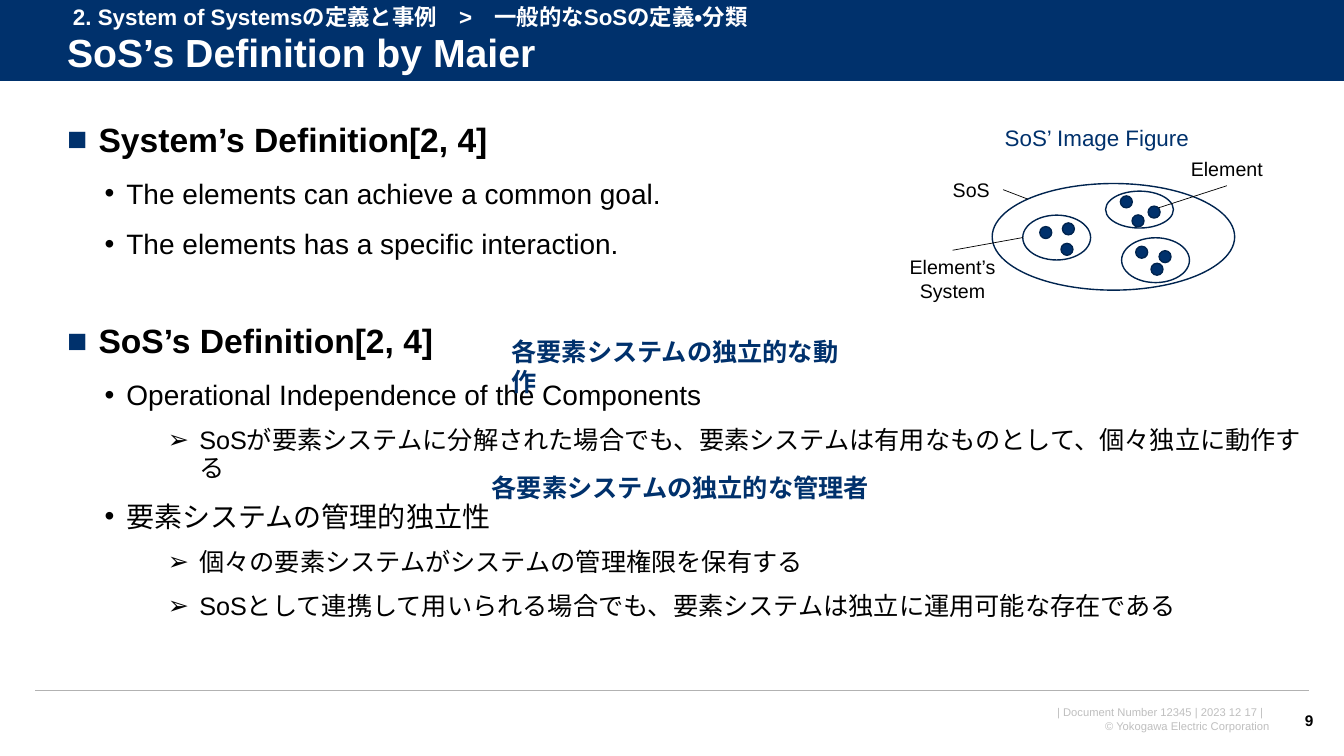
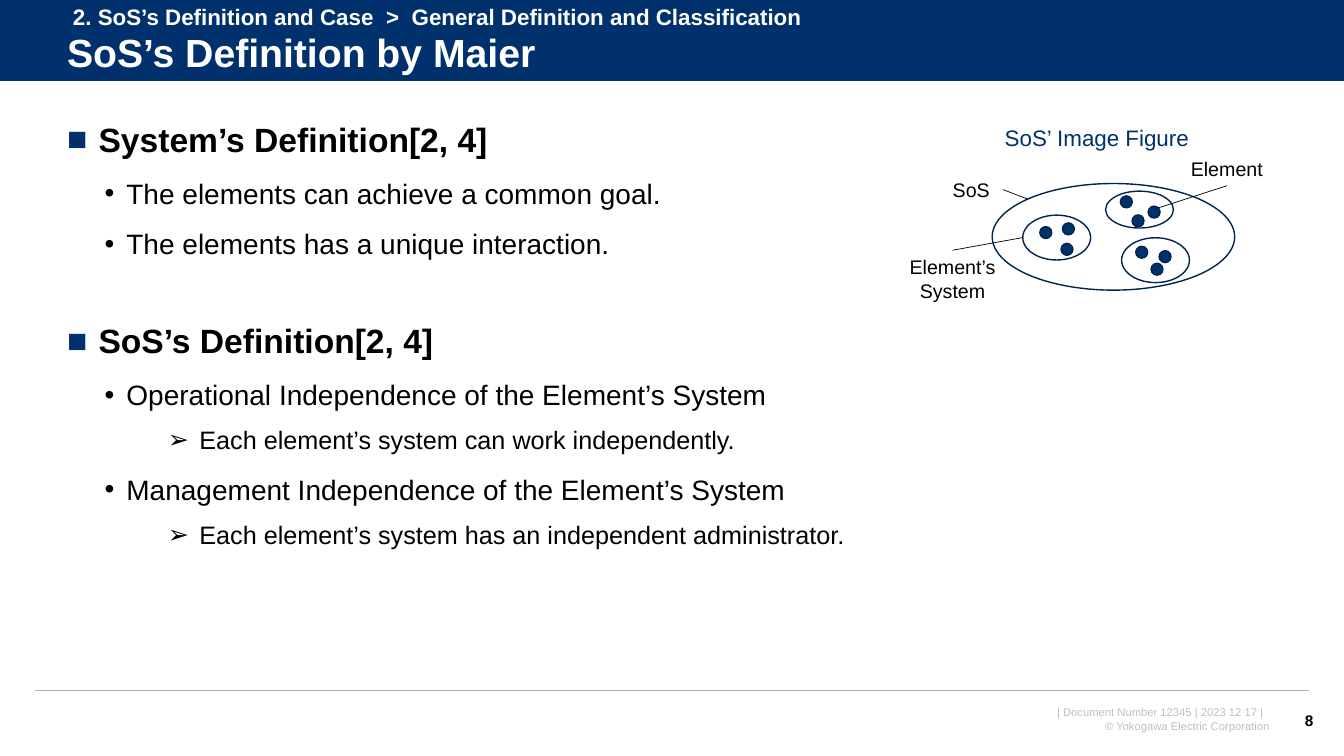
Before and after one commit to watarukumagai-git/opt, a slide deck: slide 8 of SoS/240322_SoS_kumagai.pptx (slide 9 before the commit). Drawn at 1344x756 pixels with LibreOffice and Linux fonts; fonts in the diff are those of the drawing; background and template pictures are left out. Boxes give left, top, right and bottom in pixels: in the first picture for what was removed or moved away, otherwise in the second. Text is boxed around its words. In the diff, an @@ line names an element or a change of style, - is before the commit and + after.

```diff
--- a/SoS/240322_SoS_kumagai.pptx
+++ b/SoS/240322_SoS_kumagai.pptx
@@ text at <box>73,8,801,26</box>: text changed @@
-2. System of Systemsの定義と事例 > 一般的なSoSの定義・分類
+2. SoS’s Definition and Case > General Definition and Classification
@@ text at <box>126,233,609,259</box>: text changed @@
-  • The elements has a specific interaction.
+  • The elements has a unique interaction.
@@ text removed at <box>511,339,838,364</box> @@
-各要素システムの独立的な動作
@@ text at <box>126,384,844,549</box>: text changed @@
-  • Operational Independence of the Components
-    ➢ SoSが要素システムに分解された場合でも、要素システムは有用なものとして、個々独立に動作する
-  • 要素システムの管理的独立性
-    ➢ 個々の要素システムがシステムの管理権限を保有する
-    ➢ SoSとして連携して用いられる場合でも、要素システムは独立に運用可能な存在である
+  • Operational Independence of the Element’s System
+    ➢ Each element’s system can work independently.
+  • Management Independence of the Element’s System
+    ➢ Each element’s system has an independent administrator.
@@ text removed at <box>492,475,869,500</box> @@
-各要素システムの独立的な管理者
```
Also in this commit, not shown: 13 other slides changed, 4 slides added, 8 slides removed.
